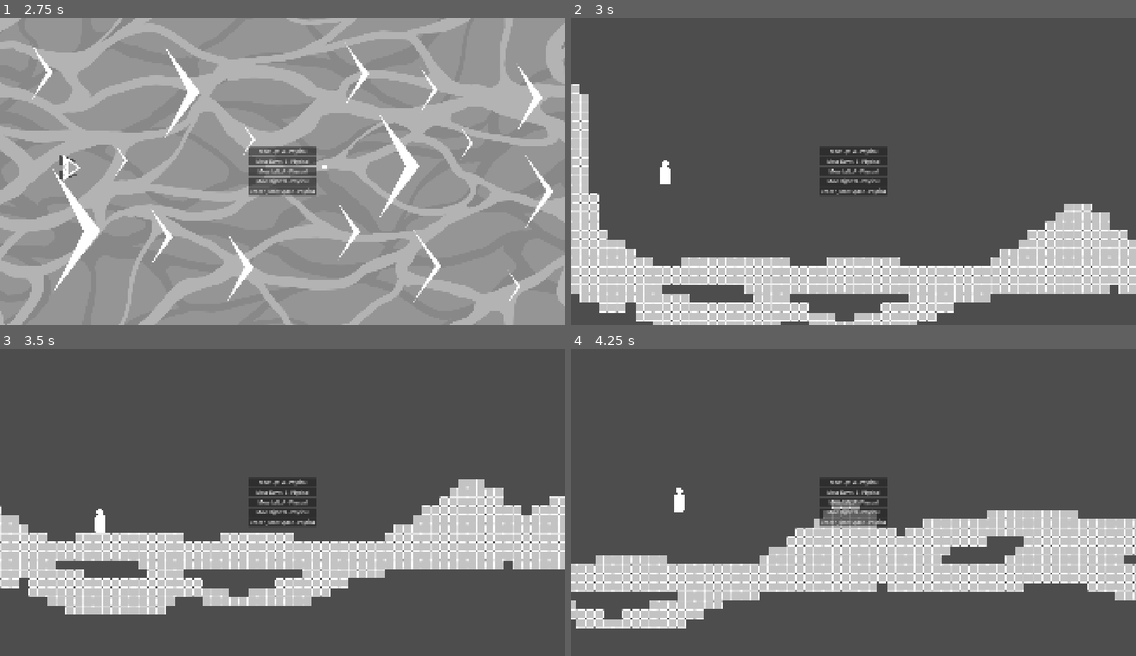
Above: before the commit, frames 1-4 (two rows, left to right).
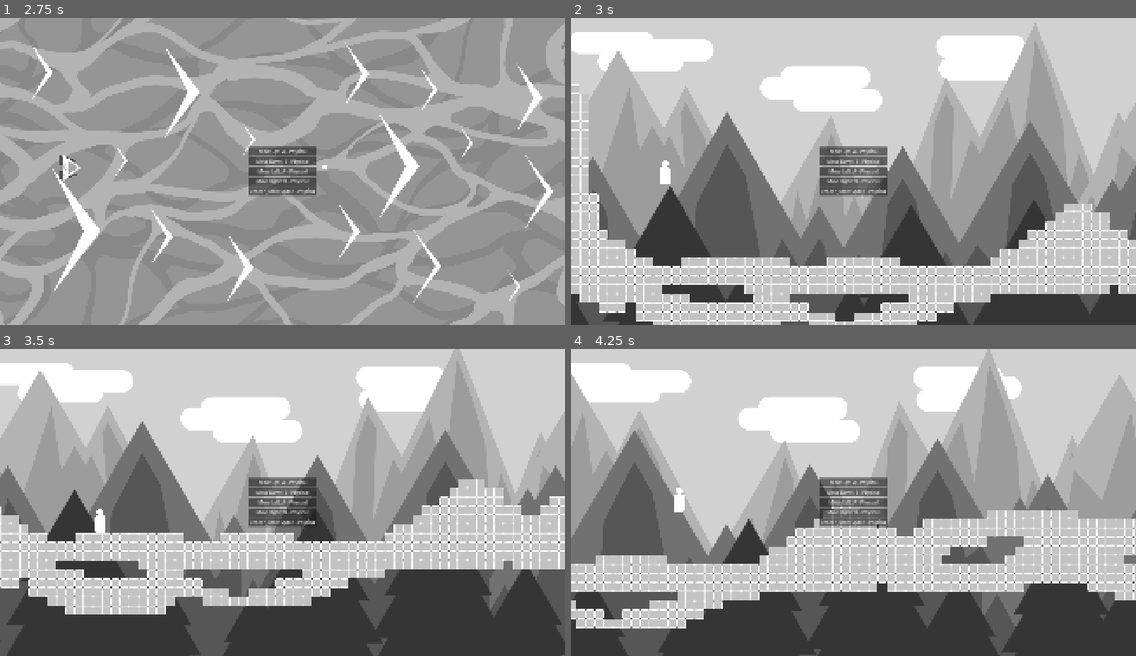
Above: after the commit, the same moments.

Repository: Yuna-Fr/AccessibilityGame
Game: Godot game, scene res://Scenes/Lvl_Main.tscn
Two runs of this game, one before a commit and one after it. Both use one fixed random seed, a clock stepped at 60 frames per second and the inputs below.
Inputs:
- Up to frame 1 (2.75 s): tap Enter at 0.5 s; hold Space (Action) 0.53-1.28 s; hold D (Move_Right) 0.53-2.03 s; tap W (Move_Up) at 0.77, 1.52 s; tap Q (SwapScene) at 1.35 s; hold A (Move_Left) from 2.03 s (still down); hold Space (Action) from 2.03 s (still down)
- Up to frame 2 (3 s): release A (Move_Left) at 2.78 s; release Space (Action) at 2.78 s; hold D (Move_Right) from 2.78 s (still down); tap Q (SwapScene) at 2.85 s
- Up to frame 3 (3.5 s): keep holding D (Move_Right); tap W (Move_Up) at 3.02 s
- Up to frame 4 (4.25 s): keep holding D (Move_Right); hold Space (Action) from 3.53 s (still down); tap W (Move_Up) at 3.77 s

Frame 1 is identical in both runs. In frame 2, 65% of the frame differs, in the area x 0-100%, y 0-91%; in frame 3, 54%; in frame 4, 57%.

Commit message:
parrallax in platformer

Diff:
--- a/Prefabs/P_Platformer.tscn
+++ b/Prefabs/P_Platformer.tscn
@@ -4,7 +4,9 @@
 [ext_resource type="Texture2D" uid="uid://uav6ptk4pf83" path="res://Textures/PersoPlatform.png" id="1_giyi1"]
 [ext_resource type="Script" uid="uid://cnng8j5lrxadt" path="res://Scripts/advanced_audio_stream_player_2d.gd" id="3_tpj53"]
 [ext_resource type="AudioStream" uid="uid://yh5oy4jra7tb" path="res://Sound/Jump/Jump_1.wav" id="4_mclbp"]
+[ext_resource type="AudioStream" uid="uid://q0ew8kscq4g4" path="res://Sound/Land/Land_1.wav" id="4_wesf8"]
 [ext_resource type="AudioStream" uid="uid://ci0btprxaiwm1" path="res://Sound/Jump/Jump_2.wav" id="5_8h7bl"]
+[ext_resource type="AudioStream" uid="uid://ofu8q32uomn0" path="res://Sound/Land/Land_2.wav" id="5_67mfk"]
 [ext_resource type="AudioStream" uid="uid://bvvqc54o3spf3" path="res://Sound/Jump/Jump_3.wav" id="6_wesf8"]
 
 [sub_resource type="CapsuleShape2D" id="CapsuleShape2D_giyi1"]
@@ -33,6 +35,7 @@
 [node name="SonsCollisionSol" type="AudioStreamPlayer2D" parent="." unique_id=329172215]
 bus = &"SFX"
 script = ExtResource("3_tpj53")
+Sounds = Array[AudioStream]([ExtResource("4_wesf8"), ExtResource("5_67mfk")])
 metadata/_custom_type_script = "uid://cnng8j5lrxadt"
 
 [node name="SonSaut" type="AudioStreamPlayer2D" parent="." unique_id=2007829188]
--- a/Scenes/Lvl_Platformer.tscn
+++ b/Scenes/Lvl_Platformer.tscn
@@ -2,7 +2,16 @@
 
 [ext_resource type="PackedScene" uid="uid://2ep1y7t2h4xq" path="res://Prefabs/P_Platformer.tscn" id="1_6s8nc"]
 [ext_resource type="Texture2D" uid="uid://le33w3qehpme" path="res://Textures/Bloc.png" id="2_a4mmt"]
+[ext_resource type="Shader" uid="uid://5mj3ushs6nkj" path="res://Shader/Sh_AlphaScrollingTexture.tres" id="2_ocwxl"]
 [ext_resource type="Script" uid="uid://ctqgxexiw0bvf" path="res://Scripts/S_GameLimit.gd" id="3_tyrno"]
+[ext_resource type="Texture2D" uid="uid://dva1vmdjute6d" path="res://Textures/Mountains/Background_Forest_BG.png" id="4_g5sgj"]
+[ext_resource type="Texture2D" uid="uid://dseupitf13fxp" path="res://Textures/Mountains/Background_Forest_Clouds.png" id="5_ocwxl"]
+[ext_resource type="Texture2D" uid="uid://d05kx06m86tq7" path="res://Textures/Mountains/Background_Forest_MontagneBG1.png" id="6_q70wk"]
+[ext_resource type="Texture2D" uid="uid://dy3uv8wc2bwr7" path="res://Textures/Mountains/Background_Forest_MontagneBG2.png" id="7_kpbdu"]
+[ext_resource type="Texture2D" uid="uid://cnbkxkqpvm0o5" path="res://Textures/Mountains/Background_Forest_Arbres.png" id="8_eribn"]
+
+[sub_resource type="ShaderMaterial" id="ShaderMaterial_q70wk"]
+shader = ExtResource("2_ocwxl")
 
 [sub_resource type="TileSetAtlasSource" id="TileSetAtlasSource_tyrno"]
 texture = ExtResource("2_a4mmt")
@@ -22,11 +31,57 @@
 
 [node name="LvlPlatformer" type="Node2D" unique_id=1444876429]
 
+[node name="MountainParallax" type="Node2D" parent="." unique_id=2103566073]
+position = Vector2(960, 540)
+
+[node name="CanvasLayer" type="CanvasLayer" parent="MountainParallax" unique_id=1863534948]
+layer = -1
+
+[node name="Sprite2D" type="Sprite2D" parent="MountainParallax/CanvasLayer" unique_id=605173193]
+position = Vector2(996, 540)
+scale = Vector2(1.0375, 1)
+texture = ExtResource("4_g5sgj")
+
+[node name="Sprite2D2" type="Sprite2D" parent="MountainParallax/CanvasLayer" unique_id=2138094670]
+texture_repeat = 2
+material = SubResource("ShaderMaterial_q70wk")
+instance_shader_parameters/ScrollSpeed = 0.030000001425
+position = Vector2(960, 540)
+scale = Vector2(1.0888889, 1.0888889)
+texture = ExtResource("5_ocwxl")
+
+[node name="Parallax2D2" type="Parallax2D" parent="MountainParallax" unique_id=854378189]
+scroll_scale = Vector2(0.2, 0.2)
+repeat_size = Vector2(1920, 0)
+
+[node name="Sprite2D" type="Sprite2D" parent="MountainParallax/Parallax2D2" unique_id=835193410]
+scale = Vector2(1.1777776, 1.1777776)
+texture = ExtResource("6_q70wk")
+
+[node name="Parallax2D3" type="Parallax2D" parent="MountainParallax" unique_id=1449688817]
+scroll_scale = Vector2(0.4, 0.4)
+repeat_size = Vector2(1920, 0)
+
+[node name="Sprite2D" type="Sprite2D" parent="MountainParallax/Parallax2D3" unique_id=1860902259]
+position = Vector2(0, 60)
+scale = Vector2(1.1629628, 1.1629629)
+texture = ExtResource("7_kpbdu")
+
+[node name="Parallax2D4" type="Parallax2D" parent="MountainParallax" unique_id=834267562]
+scroll_scale = Vector2(0.7, 0.5)
+repeat_size = Vector2(3840, 0)
+repeat_times = 5
+
+[node name="Sprite2D" type="Sprite2D" parent="MountainParallax/Parallax2D4" unique_id=677300722]
+position = Vector2(512, -284.00003)
+scale = Vector2(1.912963, 1.9129629)
+texture = ExtResource("8_eribn")
+
 [node name="CharacterBody2D" parent="." unique_id=1800201190 instance=ExtResource("1_6s8nc")]
 position = Vector2(328, 337)
 
 [node name="TileMapLayer" type="TileMapLayer" parent="." unique_id=847284403]
-tile_map_data = PackedByteArray("AAD9/xcAAAAAAAAAAAD+/xcAAAA …(7264 unchanged characters)… AAAAAAABDABIAAAAAAAAAAABCABIAAAAAAAAAAAA+ABEAAAAAAAAAAAA/ABEAAAAAAAAAAABAABEAAAAAAAAAAABBABEAAAA …(20395 unchanged characters)…
+tile_map_data = PackedByteArray("AAD9/xcAAAAAAAAAAAD+/xcAAAA …(7264 unchanged characters)… AAAAAAABDABIAAAAAAAAAAABCABIAAAAAAAAAAAA/ABEAAAAAAAAAAABAABEAAAAAAAAAAABBABEAAAA …(20395 unchanged characters)…
 tile_set = SubResource("TileSet_ujr35")
 
 [node name="GameLimit" type="AnimatableBody2D" parent="." unique_id=201376363 node_paths=PackedStringArray("player")]
Not shown, added: Sound/Land/Land_1.wav.import
Not shown, added: Sound/Land/Land_2.wav.import
Not shown, added: Sound/Land/Land_1.wav
Not shown, added: Sound/Land/Land_2.wav
